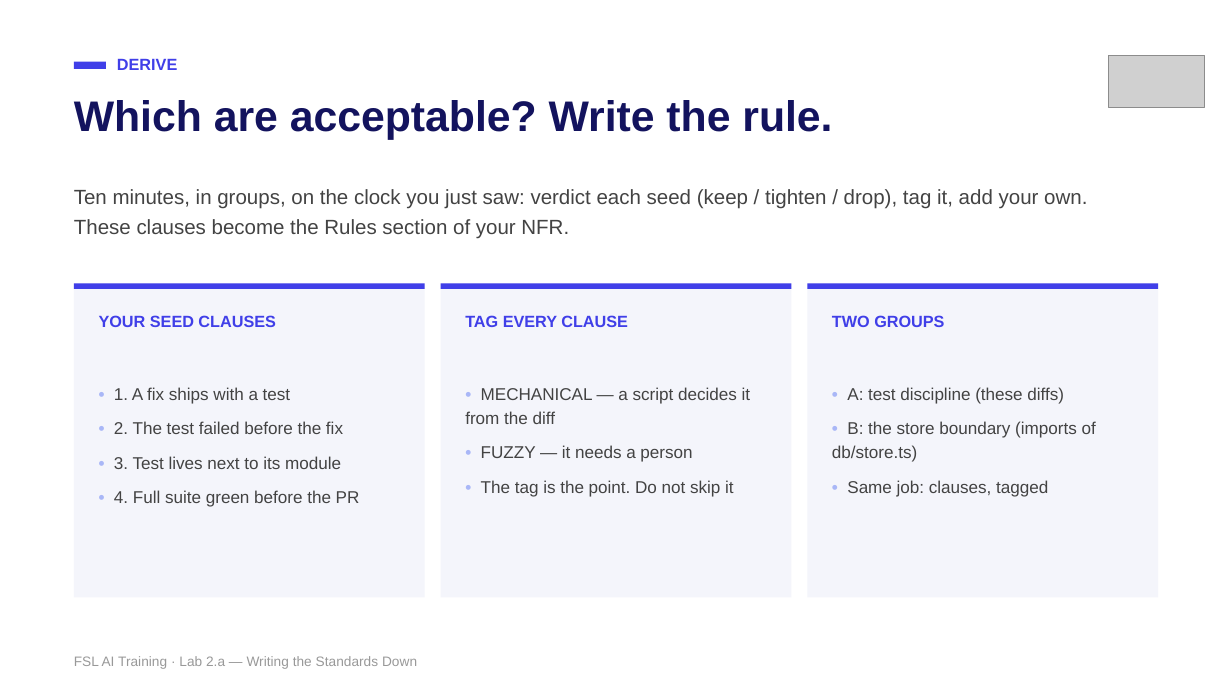
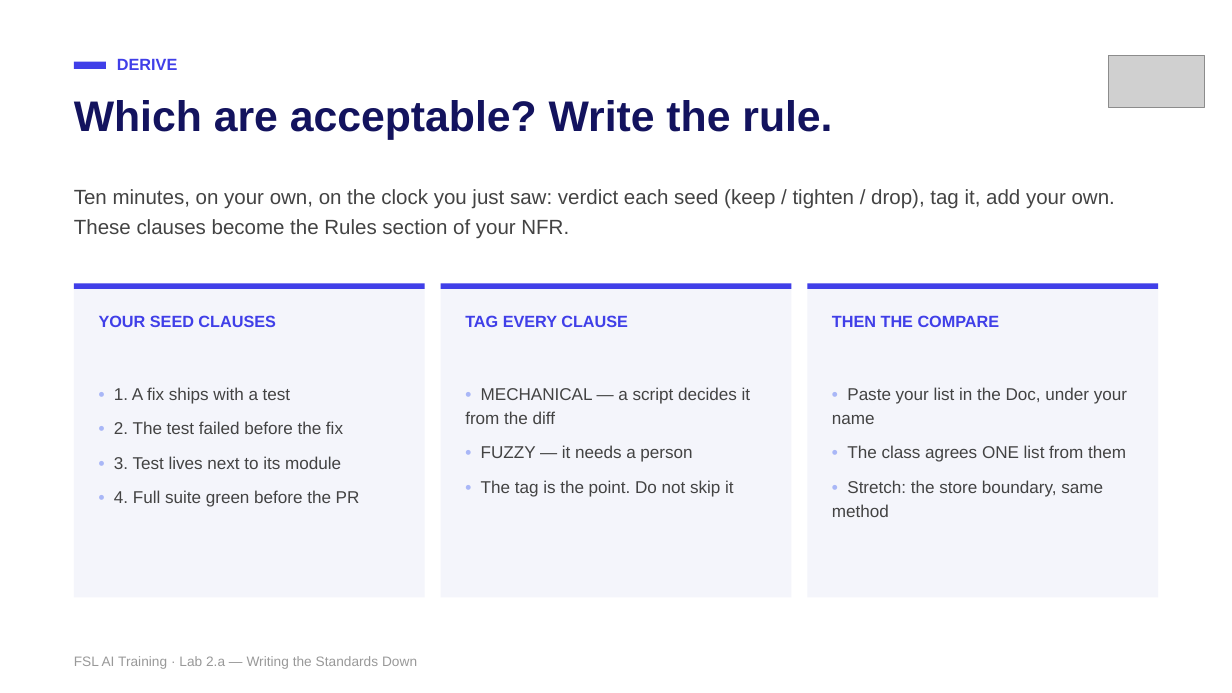
Before and after one commit to mike-tajmajer-fullstacklabs/fsl-taskboard-lab, a slide deck: slide 22 of docs/instructor/lab-2a-writing-the-standards-down.pptx. Drawn at 1232x693 pixels with LibreOffice and Linux fonts; fonts in the diff are those of the drawing; grey boxes stand for pictures. Boxes give left, top, right and bottom in pixels: in the first picture for what was removed or moved away, otherwise in the second. Text is boxed around its words. In the diff, an @@ line names an element or a change of style, - is before the commit and + after.

Commit message:
update to be less group and more individuial and addeed a second demo walkthrough

```diff
--- a/docs/instructor/lab-2a-writing-the-standards-down.pptx
+++ b/docs/instructor/lab-2a-writing-the-standards-down.pptx
@@ text at [74,189,1115,239]: text changed @@
-Ten minutes, in groups, on the clock you just saw: verdict each seed (keep / tighten / drop), tag it, add your own. These clauses become the Rules section of your NFR.
+Ten minutes, on your own, on the clock you just saw: verdict each seed (keep / tighten / drop), tag it, add your own. These clauses become the Rules section of your NFR.
@@ text at [832,315,1000,327]: text changed @@
-TWO GROUPS
+THEN THE COMPARE
@@ text at [832,387,1127,517]: text changed @@
-• A: test discipline (these diffs)
-• B: the store boundary (imports of db/store.ts)
-• Same job: clauses, tagged
+• Paste your list in the Doc, under your name
+• The class agrees ONE list from them
+• Stretch: the store boundary, same method
```
Also in this commit, not shown: 3 other slides changed, 18 other files.
